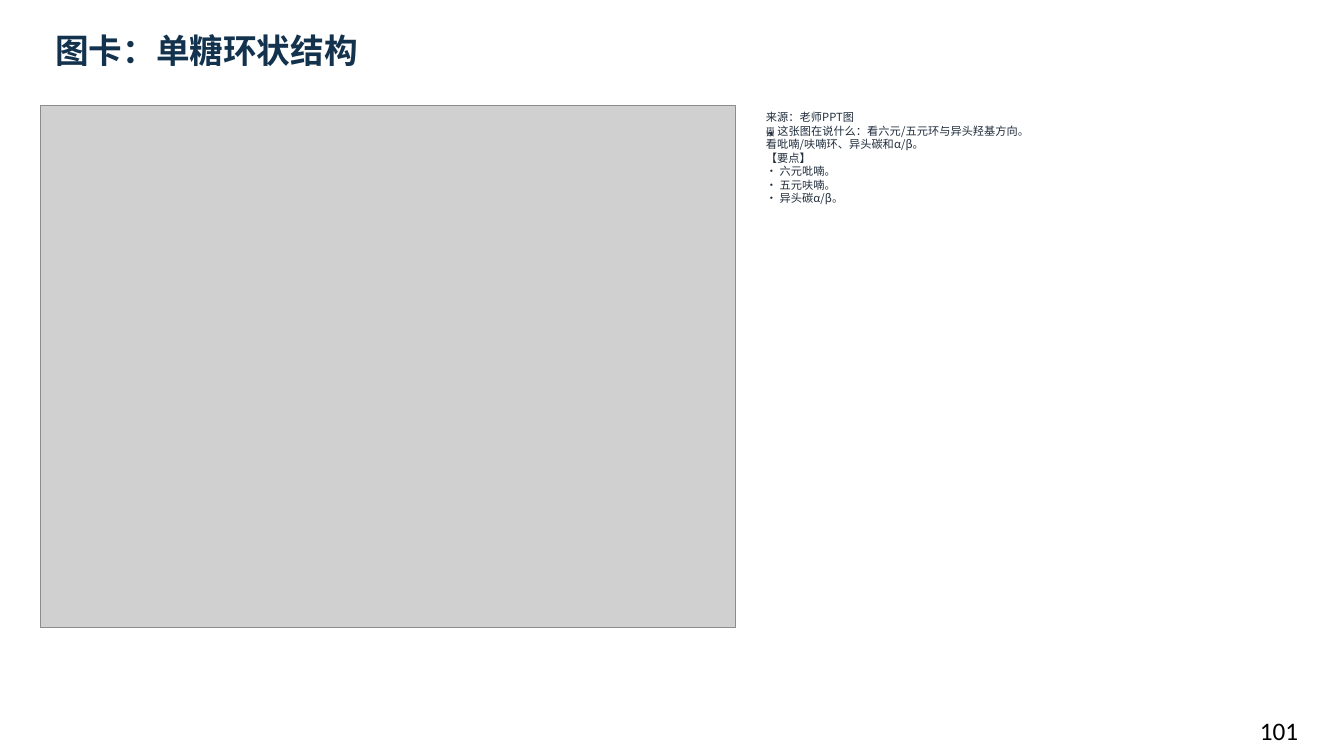
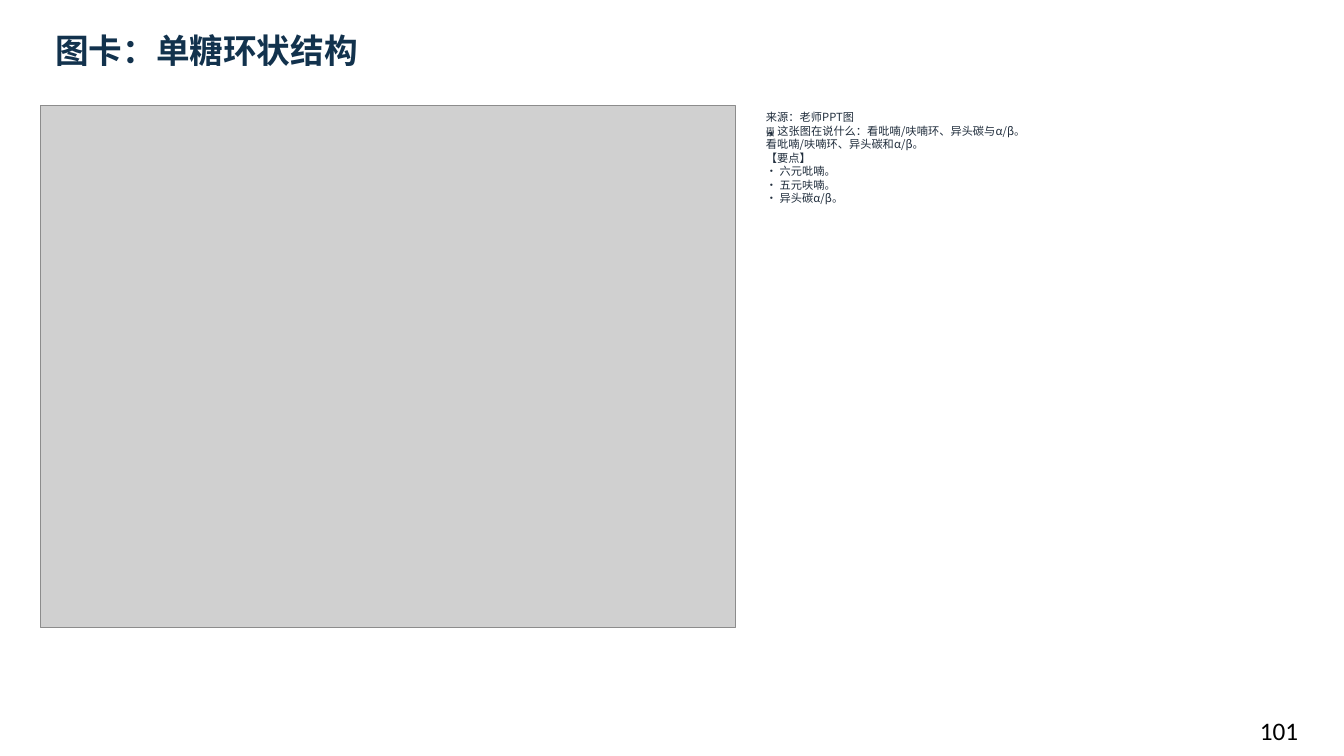
Before and after one commit to newkan-li/Biochemistry, a slide deck: slide 101 of downloads/bc09-ai-style.pptx. Drawn at 1344x756 pixels with LibreOffice and Linux fonts; fonts in the diff are those of the drawing; grey boxes stand for pictures. Boxes give left, top, right and bottom in pixels: in the first picture for what was removed or moved away, otherwise in the second. Text is boxed around its words. In the diff, an @@ line names an element or a change of style, - is before the commit and + after.

```diff
--- a/downloads/bc09-ai-style.pptx
+++ b/downloads/bc09-ai-style.pptx
@@ text at (766,111,1025,204): text changed @@
-来源：老师PPT图
-🖼 这张图在说什么：看六元/五元环与异头羟基方向。
-看吡喃/呋喃环、异头碳和α/β。
-【要点】
-• 六元吡喃。
-• 五元呋喃。
-• 异头碳α/β。
+来源：老师PPT图
+🖼 这张图在说什么：看吡喃/呋喃环、异头碳与α/β。
+看吡喃/呋喃环、异头碳和α/β。
+【要点】
+• 六元吡喃。
+• 五元呋喃。
+• 异头碳α/β。
```
Also in this commit, not shown: 15 other slides changed, 15 other files.
